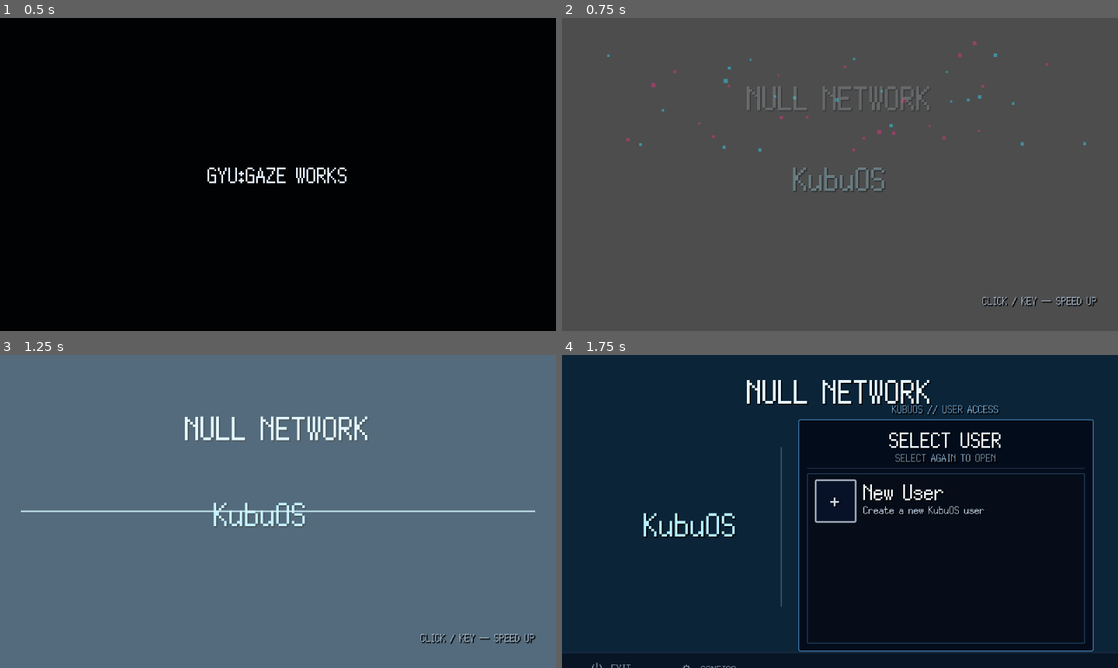
Above: before the commit, frames 1-4 (two rows, left to right).
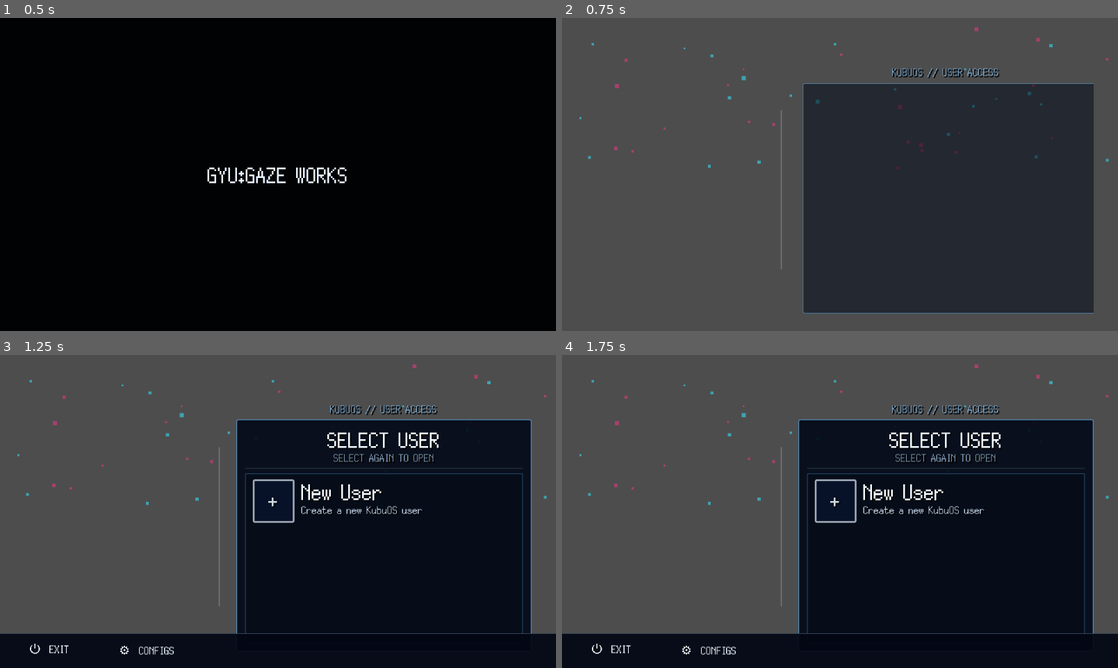
Above: after the commit, the same moments.

Repository: GYU-GAZE/NULL-NETWORK
Game: Godot game, scene res://core/bootstrap/bootstrap.tscn
Same seed, same stepped clock (60 frames per second), same inputs: the game is played once before the commit and once after it. The engine's default icon, where the game draws it, is replaced by a stand-in: a white triangle on a blue panel in a dark square.
Inputs (mouse positions are in pixels of both pictures, inside the frame that each line leads up to):
- Up to frame 1 (0.5 s): no input
- Up to frame 2 (0.75 s): tap Enter at 0.5 s; move the mouse to (962, 158) at 0.52 s; hold D (local_area_move_right) from 0.53 s (still down); tap E (local_area_interact) at 0.6 s; click (962, 158) at 0.67 s
- Up to frame 3 (1.25 s): keep holding D (local_area_move_right)
- Up to frame 4 (1.75 s): release D (local_area_move_right) at 1.25 s; drag from (728, 527) to (812, 574) at 1.27 s

Frame 1 is identical in both runs. In frame 2, 39% of the frame differs, in the area x 3-99%, y 2-95%; in frame 3, 99%, in the area x 0-100%, y 0-100%; in frame 4, 56%.
Error after the commit: Invalid access to property or key 'background_intro_pan_ratio' on a base object of type 'Resource (StartupPresentationData)'. (res://systems/startup/startup_pr…

Commit message:
Add vertical panorama backdrop configuration

Diff:
--- a/data/templates/startup/startup_presentation_data.gd
+++ b/data/templates/startup/startup_presentation_data.gd
@@ -17,7 +17,6 @@
 @export_range(0.05, 0.95, 0.01) var logo_target_screen_x_ratio: float = 0.24
 @export_range(0.05, 0.95, 0.01) var logo_target_screen_y_ratio: float = 0.52
 @export_range(0.25, 1.25, 0.01) var logo_target_scale: float = 0.82
-@export_range(0.0, 0.75, 0.01) var background_intro_pan_ratio: float = 0.22
 
 @export_category("Title Branding")
 @export var null_network_logo_texture: Texture2D
@@ -36,6 +35,9 @@
 @export var night_background_texture: Texture2D
 @export var day_background_color: Color = Color(0.055, 0.18, 0.27, 1.0)
 @export var night_background_color: Color = Color(0.012, 0.025, 0.075, 1.0)
+@export var vertical_panorama_enabled: bool = false
+@export_range(0.0, 1.0, 0.01) var panorama_start_ratio: float = 0.0
+@export_range(0.0, 1.0, 0.01) var panorama_end_ratio: float = 1.0
 @export_range(0.0, 160.0, 1.0) var backdrop_overscan_pixels: float = 72.0
 @export var mouse_parallax_pixels: Vector2 = Vector2(18.0, 10.0)
 @export_range(1.0, 20.0, 0.5) var parallax_follow_speed: float = 6.0
